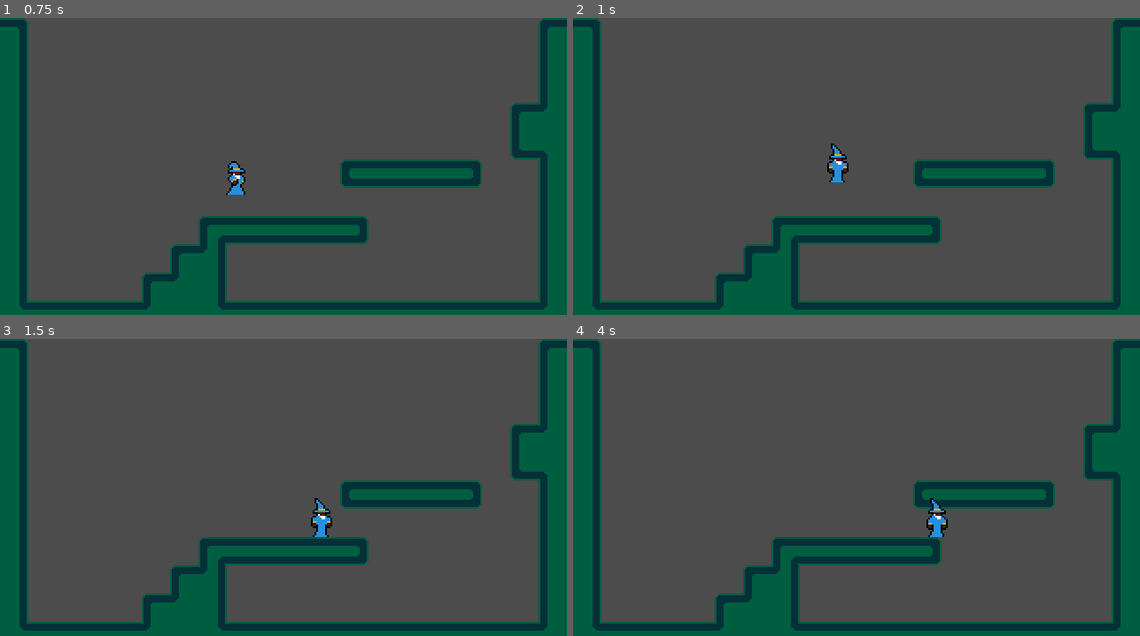
Above: before the commit, frames 1-4 (two rows, left to right).
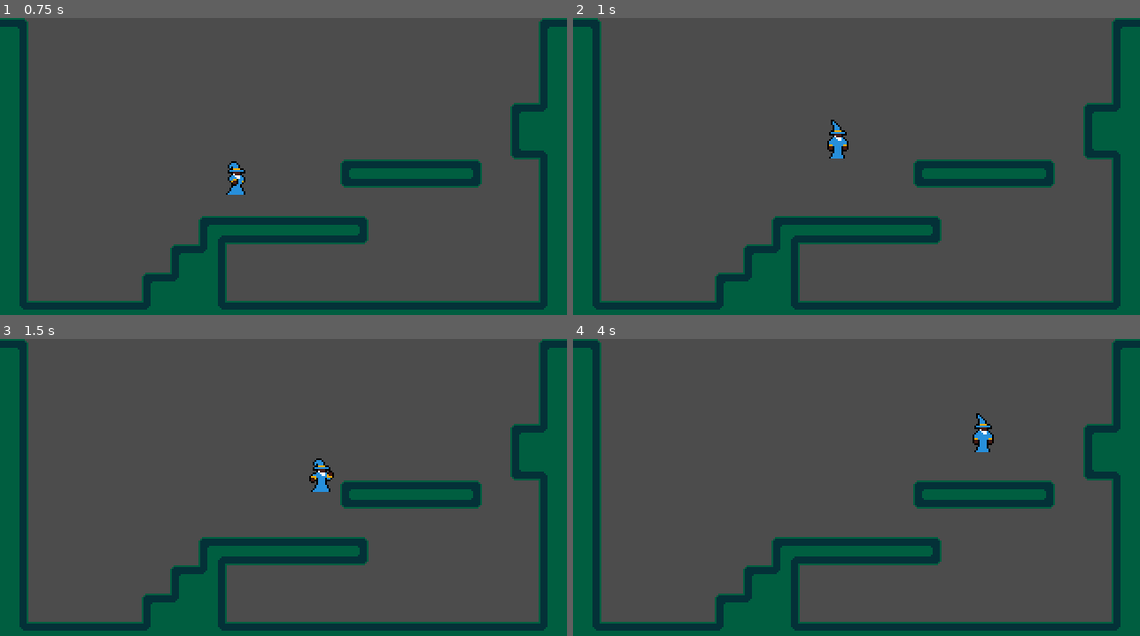
Above: after the commit, the same moments.

Repository: crasheds22/WizBiz
Game: Godot game, scene res://World.tscn
Two runs of this game, one before a commit and one after it. Both use one fixed random seed, a clock stepped at 60 frames per second and the inputs below.
Inputs:
- Up to frame 1 (0.75 s): tap Enter at 0.5 s; hold Right (ui_right) from 0.53 s (still down); tap Up (ui_up) at 0.6 s
- Up to frame 2 (1 s): keep holding Right (ui_right); tap Up (ui_up) at 0.77 s
- Up to frame 3 (1.5 s): keep holding Right (ui_right); tap Up (ui_up) at 1.07, 1.35 s
- Up to frame 4 (4 s): tap Up (ui_up) at 1.52, 1.82, 2.1, 2.85, 3.02, 3.32, 3.6, 3.77 s; release Right (ui_right) at 2.03 s; hold Left (ui_left) 2.03-2.78 s; hold Right (ui_right) from 2.78 s (still down)

Frame 1 is identical in both runs. In frame 2, 0.5% of the frame differs, in the area x 44-49%, y 34-56%; in frame 3, 0.6%; in frame 4, 0.7%, in the area x 62-75%, y 25-67%.

Commit message:
Double jump

Diff:
--- a/The Wiz.gd
+++ b/The Wiz.gd
@@ -8,6 +8,7 @@
 const JUMP_FORCE = 128
 
 var motion = Vector2.ZERO
+var doubleJumped = false
 
 onready var sprite = $Sprite
 onready var animationPlayer = $AnimationPlayer
@@ -26,6 +27,8 @@
 	motion.y += GRAVITY * delta
 
 	if is_on_floor():
+		doubleJumped = false
+
 		if x_input == 0:
 			motion.x = lerp(motion.x, 0, FRICTION)
 
@@ -33,6 +36,11 @@
 			motion.y = -JUMP_FORCE
 			animationPlayer.play("Jump")
 	else:
+		if Input.is_action_just_pressed("ui_up") and !doubleJumped:
+			motion.y += -JUMP_FORCE
+			animationPlayer.play("Double jump")
+			doubleJumped = true
+
 		if Input.is_action_just_released("ui_up") and motion.y < -JUMP_FORCE / 2:
 			motion.y = -JUMP_FORCE / 2
 			animationPlayer.play("Falling")
